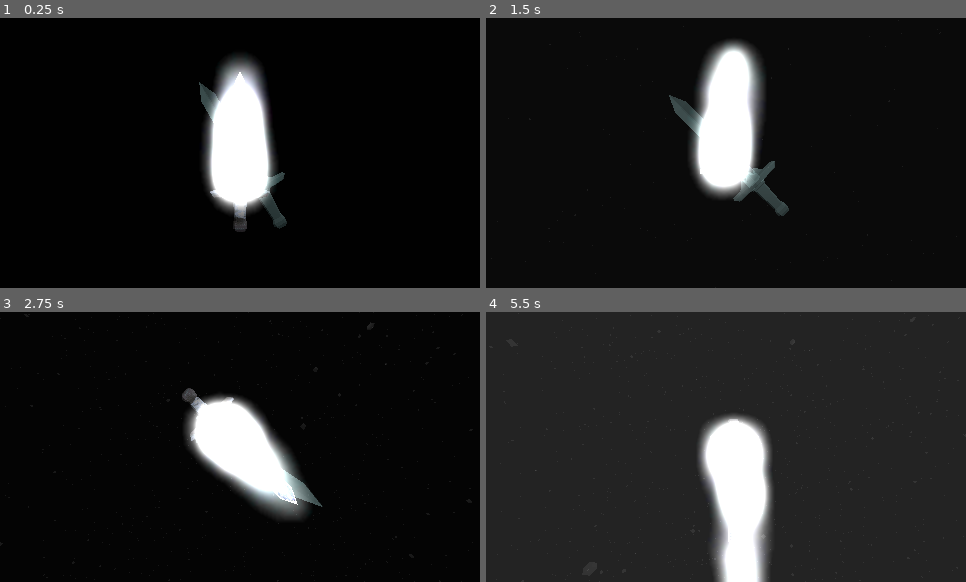
Above: before the commit, frames 1-4 (two rows, left to right).
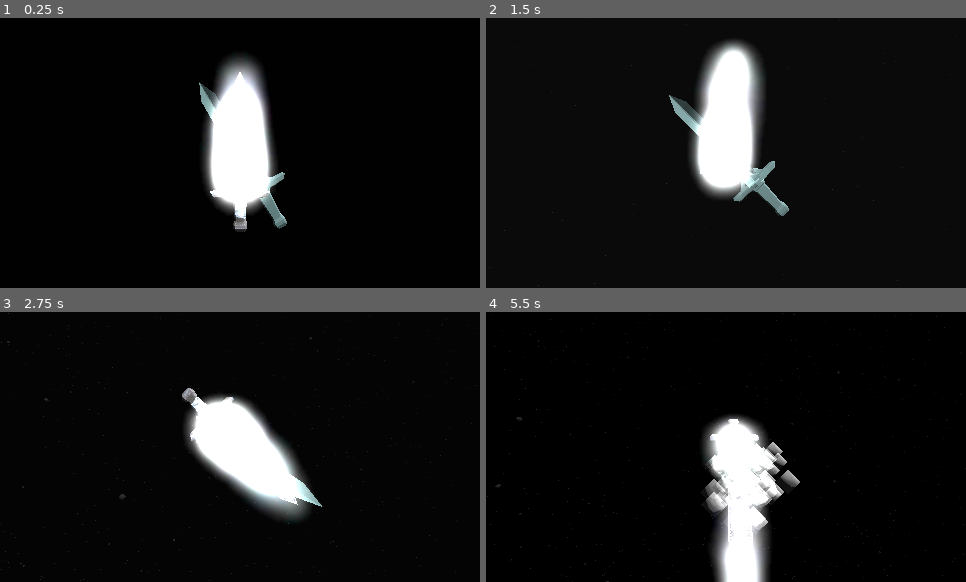
Above: after the commit, the same moments.

Repository: Lukko-Digital/Bladebearer
Game: Godot game, scene res://src/main.tscn
The game is run twice, just before and just after one commit, with the same random seed, the same clock (stepped at 60 frames per second) and the same inputs.
Inputs:
- Up to frame 1 (0.25 s): no input
- Up to frame 2 (1.5 s): hold D (right) 0.53-1.28 s; hold Shift (shift) 0.53-1.28 s; hold S (backward) from 1.28 s (still down); tap Space (space) at 1.35 s
- Up to frame 3 (2.75 s): release S (backward) at 2.03 s; hold D (right) from 2.03 s (still down); hold Shift (shift) from 2.03 s (still down)
- Up to frame 4 (5.5 s): release D (right) at 2.78 s; release Shift (shift) at 2.78 s; hold W (forward) 2.78-3.53 s; tap Space (space) at 2.85, 4.35 s; hold Shift (shift) 3.53-4.28 s; hold A (left) 3.53-5.03 s; hold S (backward) from 5.03 s (still down); hold Shift (shift) from 5.03 s (still down)

The runs differ from the first frame. In frame 1, 0.9% of the frame differs, in the area x 41-60%, y 24-80%; in frame 2, 1.0%; in frame 3, 1.7%; in frame 4, 95%, in the area x 0-100%, y 0-100%.

Commit message:
add hit/block effects

Diff:
--- /dev/null
+++ b/assets/shaders/block.tres
@@ -0,0 +1,32 @@
+[gd_resource type="ParticleProcessMaterial" load_steps=5 format=3 uid="uid://blvo34061pfym"]
+
+[sub_resource type="Curve" id="Curve_txhqh"]
+min_value = -20.0
+max_value = 0.0
+_data = [Vector2(0, 1), 0.0, 0.0, 0, 0, Vector2(0.173973, -4.66798), -33.0649, -33.0649, 0, 0, Vector2(1, -13.1727), 0.0, 0.0, 0, 0]
+point_count = 3
+
+[sub_resource type="CurveTexture" id="CurveTexture_wya0y"]
+curve = SubResource("Curve_txhqh")
+
+[sub_resource type="Curve" id="Curve_jf0os"]
+_data = [Vector2(0, 1), 0.0, 0.0, 0, 0, Vector2(0.231884, 0.56044), -2.20579, -2.20579, 0, 0, Vector2(1, 0), 0.0, 0.0, 0, 0]
+point_count = 3
+
+[sub_resource type="CurveTexture" id="CurveTexture_pm2sp"]
+curve = SubResource("Curve_jf0os")
+
+[resource]
+emission_shape = 3
+emission_box_extents = Vector3(1, 14.385, 1)
+direction = Vector3(0, 0, 0)
+spread = 180.0
+initial_velocity_min = 22.66
+initial_velocity_max = 22.66
+gravity = Vector3(0, 0, 0)
+linear_accel_min = 0.999998
+linear_accel_max = 0.999998
+linear_accel_curve = SubResource("CurveTexture_wya0y")
+scale_min = 2.1
+scale_max = 2.1
+scale_curve = SubResource("CurveTexture_pm2sp")
--- /dev/null
+++ b/assets/shaders/block_drawpass.tres
@@ -0,0 +1,13 @@
+[gd_resource type="SphereMesh" load_steps=2 format=3 uid="uid://d2veyvl8b24jm"]
+
+[sub_resource type="StandardMaterial3D" id="StandardMaterial3D_yrcy2"]
+transparency = 1
+albedo_color = Color(1, 1, 1, 0.337255)
+emission_enabled = true
+emission = Color(1, 1, 1, 1)
+emission_energy_multiplier = 0.24
+
+[resource]
+material = SubResource("StandardMaterial3D_yrcy2")
+radial_segments = 4
+rings = 1
--- a/src/main.tscn
+++ b/src/main.tscn
@@ -46,7 +46,6 @@
 
 [node name="DirectionalLight3D" type="DirectionalLight3D" parent="."]
 transform = Transform3D(0.5, -0.75, 0.433013, 0, 0.5, 0.866025, -0.866025, -0.433013, 0.25, 0, 0, 0)
-visible = false
 shadow_enabled = true
 
 [node name="SwingArm" parent="." instance=ExtResource("5_0705i")]
@@ -69,7 +68,8 @@
 [node name="MainCamera" parent="SwordOrigin" instance=ExtResource("2_vb7ep")]
 
 [node name="GPUParticles3D" type="GPUParticles3D" parent="SwordOrigin"]
-amount = 10200
+transform = Transform3D(2, 0, 0, 0, 2, 0, 0, 0, 2, 0, 0, 0)
+amount = 20200
 lifetime = 4.35
 trail_lifetime = 1.75
 process_material = ExtResource("5_tv00s")
--- a/src/sword.gd
+++ b/src/sword.gd
@@ -49,9 +49,11 @@
 ## If sword is just placed into correct rotation, flash screen
 func handle_check_rotation():
 	if is_correct_rotation() and not previously_correct_rotation:
-		screen_color_animation.play("flash")
 		if blocking:
 			swing_arm.swing_animation_player.advance(INF)
+			target.block_effect.restart()
+		else:
+			target.align_effect.play("Sword_Aligned")
 	previously_correct_rotation = is_correct_rotation()
 
 
@@ -60,6 +62,7 @@
 
 
 func swing_sequence():
+	blocking = false # IAN THIS MIGHT BE THE WRONG PLACE TO PUT THIS
 	attach_to_arm()
 
 	swing_arm.randomize_swing_direction()
@@ -71,7 +74,8 @@
 	await swing_arm.swing_animation_player.animation_finished
 
 	if is_correct_rotation():
-		camera.shake(0.1, 10)
+		camera.shake(0.2, 15)
+		target.hit_effect.restart()
 	else:
 		swing_arm.whiff()
 		await swing_arm.swing_animation_player.animation_finished
@@ -96,7 +100,6 @@
 
 	detach_from_arm()
 	sequence_finished.emit()
-
 
 func fast_forward_swing():
 	if not is_correct_rotation():
--- a/src/sword.tscn
+++ b/src/sword.tscn
@@ -3,6 +3,53 @@
 [ext_resource type="Script" path="res://src/sword.gd" id="1_a5gxo"]
 [ext_resource type="Script" path="res://src/game_sequence_handler.gd" id="3_21x8v"]
 [ext_resource type="PackedScene" uid="uid://b54kilyopkprm" path="res://assets/models/Sword.glb" id="3_mq21s"]
+
+[sub_resource type="Animation" id="Animation_nbqwa"]
+length = 0.001
+tracks/0/type = "bezier"
+tracks/0/imported = false
+tracks/0/enabled = true
+tracks/0/path = NodePath(".:color:r")
+tracks/0/interp = 1
+tracks/0/loop_wrap = true
+tracks/0/keys = {
+"handle_modes": PackedInt32Array(0),
+"points": PackedFloat32Array(1, -0.25, 0, 0.25, 0),
+"times": PackedFloat32Array(0)
+}
+tracks/1/type = "bezier"
+tracks/1/imported = false
+tracks/1/enabled = true
+tracks/1/path = NodePath(".:color:g")
+tracks/1/interp = 1
+tracks/1/loop_wrap = true
+tracks/1/keys = {
+"handle_modes": PackedInt32Array(0),
+"points": PackedFloat32Array(1, -0.25, 0, 0.25, 0),
+"times": PackedFloat32Array(0)
+}
+tracks/2/type = "bezier"
+tracks/2/imported = false
+tracks/2/enabled = true
+tracks/2/path = NodePath(".:color:b")
+tracks/2/interp = 1
+tracks/2/loop_wrap = true
+tracks/2/keys = {
+"handle_modes": PackedInt32Array(0),
+"points": PackedFloat32Array(1, -0.25, 0, 0.25, 0),
+"times": PackedFloat32Array(0)
+}
+tracks/3/type = "bezier"
+tracks/3/imported = false
+tracks/3/enabled = true
+tracks/3/path = NodePath(".:color:a")
+tracks/3/interp = 1
+tracks/3/loop_wrap = true
+tracks/3/keys = {
+"handle_modes": PackedInt32Array(0),
+"points": PackedFloat32Array(0, -0.25, 0, 0.25, 0),
+"times": PackedFloat32Array(0)
+}
 
 [sub_resource type="Animation" id="Animation_s2jil"]
 resource_name = "flash"
@@ -50,53 +97,6 @@
 "handle_modes": PackedInt32Array(0, 0),
 "points": PackedFloat32Array(0.2, -0.25, 0, 0.1, -0.122741, 0, -0.0666667, 0.000287266, 0.25, 0),
 "times": PackedFloat32Array(0, 0.2)
-}
-
-[sub_resource type="Animation" id="Animation_nbqwa"]
-length = 0.001
-tracks/0/type = "bezier"
-tracks/0/imported = false
-tracks/0/enabled = true
-tracks/0/path = NodePath(".:color:r")
-tracks/0/interp = 1
-tracks/0/loop_wrap = true
-tracks/0/keys = {
-"handle_modes": PackedInt32Array(0),
-"points": PackedFloat32Array(1, -0.25, 0, 0.25, 0),
-"times": PackedFloat32Array(0)
-}
-tracks/1/type = "bezier"
-tracks/1/imported = false
-tracks/1/enabled = true
-tracks/1/path = NodePath(".:color:g")
-tracks/1/interp = 1
-tracks/1/loop_wrap = true
-tracks/1/keys = {
-"handle_modes": PackedInt32Array(0),
-"points": PackedFloat32Array(1, -0.25, 0, 0.25, 0),
-"times": PackedFloat32Array(0)
-}
-tracks/2/type = "bezier"
-tracks/2/imported = false
-tracks/2/enabled = true
-tracks/2/path = NodePath(".:color:b")
-tracks/2/interp = 1
-tracks/2/loop_wrap = true
-tracks/2/keys = {
-"handle_modes": PackedInt32Array(0),
-"points": PackedFloat32Array(1, -0.25, 0, 0.25, 0),
-"times": PackedFloat32Array(0)
-}
-tracks/3/type = "bezier"
-tracks/3/imported = false
-tracks/3/enabled = true
-tracks/3/path = NodePath(".:color:a")
-tracks/3/interp = 1
-tracks/3/loop_wrap = true
-tracks/3/keys = {
-"handle_modes": PackedInt32Array(0),
-"points": PackedFloat32Array(0, -0.25, 0, 0.25, 0),
-"times": PackedFloat32Array(0)
 }
 
 [sub_resource type="Animation" id="Animation_fj50y"]
@@ -179,3 +179,5 @@
 [node name="GameSequenceHandler" type="Node" parent="."]
 unique_name_in_owner = true
 script = ExtResource("3_21x8v")
+
+[editable path="Sword"]
--- a/src/target.gd
+++ b/src/target.gd
@@ -6,6 +6,11 @@
 
 @onready var holo_blue: Node3D = %HologramBlue
 @onready var holo_red: Node3D = %HologramRed
+
+@onready var block_effect: Node3D = %BlockEffect
+@onready var hit_effect: Node3D = %HitEffect
+@onready var align_effect: AnimationPlayer = %AlignEffect
+
 
 const ROTATION_LERP_SPEED = 0.07
 
--- a/src/target.tscn
+++ b/src/target.tscn
@@ -1,9 +1,11 @@
-[gd_scene load_steps=11 format=4 uid="uid://ccb8dq5qk5vev"]
+[gd_scene load_steps=24 format=4 uid="uid://ccb8dq5qk5vev"]
 
 [ext_resource type="Script" path="res://src/target.gd" id="1_rhyst"]
 [ext_resource type="PackedScene" uid="uid://b54kilyopkprm" path="res://assets/models/Sword.glb" id="3_7grqd"]
 [ext_resource type="Material" uid="uid://tsinud1571qe" path="res://assets/materials/hologram_blue.tres" id="3_c2dso"]
 [ext_resource type="Material" uid="uid://bem5q58rwh8x4" path="res://assets/materials/hologram_red.tres" id="4_11lmb"]
+[ext_resource type="Material" uid="uid://blvo34061pfym" path="res://assets/shaders/block.tres" id="5_js7o1"]
+[ext_resource type="SphereMesh" uid="uid://d2veyvl8b24jm" path="res://assets/shaders/block_drawpass.tres" id="6_ier27"]
 
 [sub_resource type="StandardMaterial3D" id="StandardMaterial3D_mp8lv"]
 resource_name = "Material.001"
@@ -84,6 +86,172 @@
 blend_shape_mode = 0
 shadow_mesh = SubResource("ArrayMesh_opjhm")
 
+[sub_resource type="Animation" id="Animation_kit2k"]
+resource_name = "Sword_Aligned"
+step = 0.1
+tracks/0/type = "value"
+tracks/0/imported = false
+tracks/0/enabled = true
+tracks/0/path = NodePath(".:scale")
+tracks/0/interp = 1
+tracks/0/loop_wrap = true
+tracks/0/keys = {
+"times": PackedFloat32Array(0, 1),
+"transitions": PackedFloat32Array(0.0693487, 0.812252),
+"update": 0,
+"values": [Vector3(0.16, 0.17, 0.16), Vector3(0.221, 0.235, 0.221)]
+}
+tracks/1/type = "value"
+tracks/1/imported = false
+tracks/1/enabled = true
+tracks/1/path = NodePath("Blade:transparency")
+tracks/1/interp = 1
+tracks/1/loop_wrap = true
+tracks/1/keys = {
+"times": PackedFloat32Array(0, 1),
+"transitions": PackedFloat32Array(0.0824695, 1),
+"update": 0,
+"values": [0.0, 1.0]
+}
+tracks/2/type = "value"
+tracks/2/imported = false
+tracks/2/enabled = true
+tracks/2/path = NodePath("Handle:transparency")
+tracks/2/interp = 1
+tracks/2/loop_wrap = true
+tracks/2/keys = {
+"times": PackedFloat32Array(0, 1),
+"transitions": PackedFloat32Array(0.0824695, 1),
+"update": 0,
+"values": [0.0, 1.0]
+}
+tracks/3/type = "value"
+tracks/3/imported = false
+tracks/3/enabled = true
+tracks/3/path = NodePath(".:visible")
+tracks/3/interp = 1
+tracks/3/loop_wrap = true
+tracks/3/keys = {
+"times": PackedFloat32Array(0, 1),
+"transitions": PackedFloat32Array(1, 1),
+"update": 1,
+"values": [true, false]
+}
+
+[sub_resource type="Animation" id="Animation_t7352"]
+length = 0.001
+tracks/0/type = "value"
+tracks/0/imported = false
+tracks/0/enabled = true
+tracks/0/path = NodePath(".:scale")
+tracks/0/interp = 1
+tracks/0/loop_wrap = true
+tracks/0/keys = {
+"times": PackedFloat32Array(0),
+"transitions": PackedFloat32Array(1),
+"update": 0,
+"values": [Vector3(0.16, 0.17, 0.16)]
+}
+tracks/1/type = "value"
+tracks/1/imported = false
+tracks/1/enabled = true
+tracks/1/path = NodePath("Blade:transparency")
+tracks/1/interp = 1
+tracks/1/loop_wrap = true
+tracks/1/keys = {
+"times": PackedFloat32Array(0),
+"transitions": PackedFloat32Array(1),
+"update": 0,
+"values": [0.0]
+}
+tracks/2/type = "value"
+tracks/2/imported = false
+tracks/2/enabled = true
+tracks/2/path = NodePath("Handle:transparency")
+tracks/2/interp = 1
+tracks/2/loop_wrap = true
+tracks/2/keys = {
+"times": PackedFloat32Array(0),
+"transitions": PackedFloat32Array(1),
+"update": 0,
+"values": [0.0]
+}
+tracks/3/type = "value"
+tracks/3/imported = false
+tracks/3/enabled = true
+tracks/3/path = NodePath(".:visible")
+tracks/3/interp = 1
+tracks/3/loop_wrap = true
+tracks/3/keys = {
+"times": PackedFloat32Array(0),
+"transitions": PackedFloat32Array(1),
+"update": 1,
+"values": [true]
+}
+
+[sub_resource type="Animation" id="Animation_dwn4g"]
+resource_name = "DEFAULT"
+step = 0.1
+tracks/0/type = "value"
+tracks/0/imported = false
+tracks/0/enabled = true
+tracks/0/path = NodePath(".:visible")
+tracks/0/interp = 1
+tracks/0/loop_wrap = true
+tracks/0/keys = {
+"times": PackedFloat32Array(0),
+"transitions": PackedFloat32Array(1),
+"update": 1,
+"values": [false]
+}
+
+[sub_resource type="AnimationLibrary" id="AnimationLibrary_a8cii"]
+_data = {
+"DEFAULT": SubResource("Animation_dwn4g"),
+"RESET": SubResource("Animation_t7352"),
+"Sword_Aligned": SubResource("Animation_kit2k")
+}
+
+[sub_resource type="Curve" id="Curve_txhqh"]
+min_value = -20.0
+max_value = 0.0
+_data = [Vector2(0, 1), 0.0, 0.0, 0, 0, Vector2(0.230137, -1.21316), -6.50385, -6.50385, 0, 0, Vector2(0.99863, -4.5334), 0.0, 0.0, 0, 0]
+point_count = 3
+
+[sub_resource type="CurveTexture" id="CurveTexture_wya0y"]
+curve = SubResource("Curve_txhqh")
+
+[sub_resource type="Curve" id="Curve_jf0os"]
+_data = [Vector2(0, 1), 0.0, 0.0, 0, 0, Vector2(0.231884, 0.56044), -2.20579, -2.20579, 0, 0, Vector2(1, 0), 0.0, 0.0, 0, 0]
+point_count = 3
+
+[sub_resource type="CurveTexture" id="CurveTexture_pm2sp"]
+curve = SubResource("Curve_jf0os")
+
+[sub_resource type="ParticleProcessMaterial" id="ParticleProcessMaterial_pruht"]
+emission_shape = 3
+emission_box_extents = Vector3(1, 7.935, 1)
+direction = Vector3(0, 0, 0)
+spread = 180.0
+initial_velocity_min = 35.31
+initial_velocity_max = 35.31
+gravity = Vector3(0, -5.48, 0)
+linear_accel_curve = SubResource("CurveTexture_wya0y")
+scale_min = 0.08
+scale_max = 0.12
+scale_curve = SubResource("CurveTexture_pm2sp")
+
+[sub_resource type="StandardMaterial3D" id="StandardMaterial3D_oea7m"]
+transparency = 1
+albedo_color = Color(0.237539, 0.237539, 0.237539, 0.337255)
+emission_enabled = true
+emission = Color(0.776347, 0, 0.144888, 1)
+
+[sub_resource type="SphereMesh" id="SphereMesh_rmi4m"]
+material = SubResource("StandardMaterial3D_oea7m")
+radial_segments = 12
+rings = 4
+
 [node name="Target" type="Node3D"]
 script = ExtResource("1_rhyst")
 
@@ -112,5 +280,50 @@
 material_override = ExtResource("4_11lmb")
 mesh = SubResource("ArrayMesh_c21tf")
 
+[node name="HologramRedFX" parent="." instance=ExtResource("3_7grqd")]
+unique_name_in_owner = true
+transform = Transform3D(0.16, 0, 0, 0, 0.17, 0, 0, 0, 0.16, 0, 0, 0)
+
+[node name="Blade" parent="HologramRedFX" index="0"]
+material_override = ExtResource("4_11lmb")
+mesh = SubResource("ArrayMesh_jnwxc")
+
+[node name="Handle" parent="HologramRedFX" index="1"]
+material_override = ExtResource("4_11lmb")
+mesh = SubResource("ArrayMesh_c21tf")
+
+[node name="AlignEffect" type="AnimationPlayer" parent="HologramRedFX"]
+unique_name_in_owner = true
+libraries = {
+"": SubResource("AnimationLibrary_a8cii")
+}
+autoplay = "DEFAULT"
+
+[node name="BlockEffect" type="GPUParticles3D" parent="."]
+unique_name_in_owner = true
+transform = Transform3D(0.035, 0, 0, 0, 0.035, 0, 0, 0, 0.035, 0, 0, 0)
+emitting = false
+amount = 501
+lifetime = 0.7
+one_shot = true
+speed_scale = 1.48
+explosiveness = 0.99
+local_coords = true
+process_material = ExtResource("5_js7o1")
+draw_pass_1 = ExtResource("6_ier27")
+
+[node name="HitEffect" type="GPUParticles3D" parent="."]
+unique_name_in_owner = true
+transform = Transform3D(0.035, 0, 0, 0, 0.035, 0, 0, 0, 0.035, 0, 0.143933, 0)
+emitting = false
+amount = 466
+lifetime = 0.55
+one_shot = true
+speed_scale = 1.23
+explosiveness = 0.67
+process_material = SubResource("ParticleProcessMaterial_pruht")
+draw_pass_1 = SubResource("SphereMesh_rmi4m")
+
 [editable path="HologramBlue"]
 [editable path="HologramRed"]
+[editable path="HologramRedFX"]
